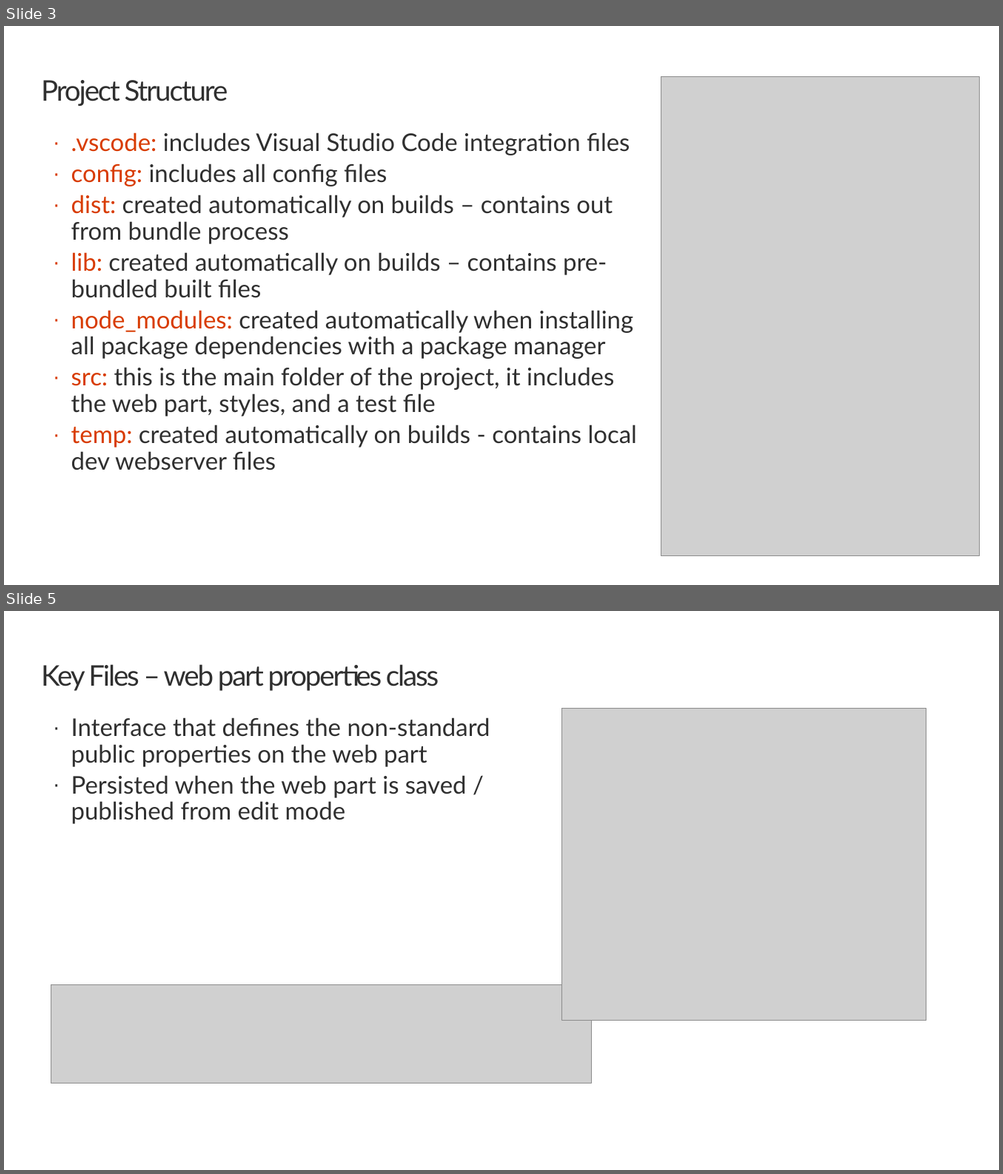
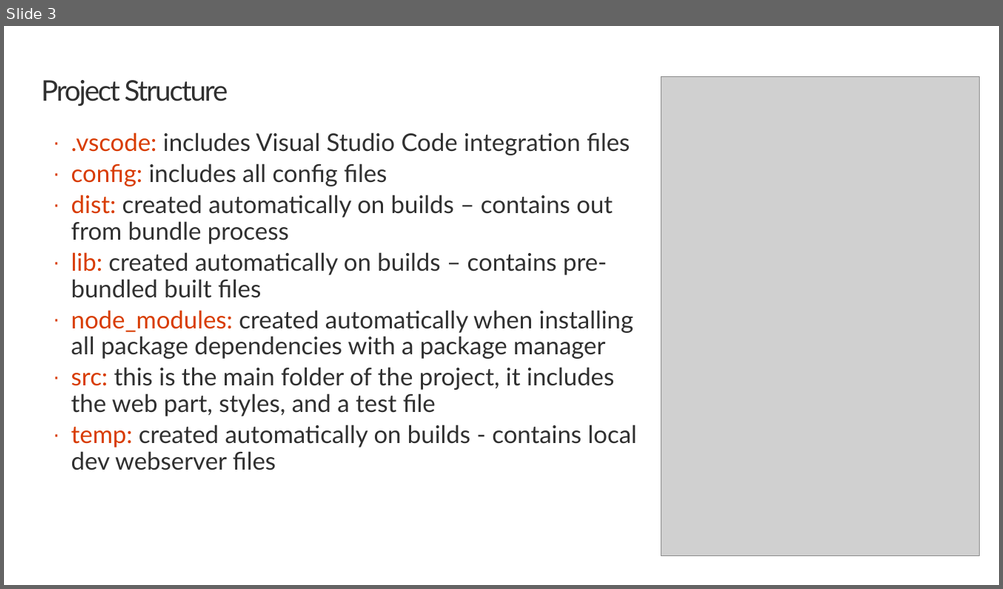
Before and after one commit to SharePoint/sp-dev-training-spfx-web-parts, a slide deck: 01-intro.pptx. Shown one above the other, each under a label of ours: slides 3 and 5 before the commit, slide 3 after it; the slides between them are not shown. The pictures are 1003x1174 and 1003x589 pixels, drawn with LibreOffice and Linux fonts; fonts in the diff are those of the drawing; grey boxes stand for pictures; background and template pictures are left out. Boxes give left, top, right and bottom in pixels: in the first picture for what was removed or moved away, otherwise in the second. Text is boxed around its words. In the diff, an @@ line names an element or a change of style, - is before the commit and + after.

```diff
--- a/01-intro.pptx
+++ b/01-intro.pptx
@@ slide 5 removed at box(4, 611, 999, 1170), background #FFFFFF @@
@@ title removed at box(41, 664, 438, 691) @@
-Key Files – web part properties class
@@ text removed at box(71, 718, 490, 824) @@
-· Interface that defines the non-standard public properties on the web part
-· Persisted when the web part is saved / published from edit mode
@@ picture removed at box(562, 708, 925, 1021) @@
@@ picture removed at box(51, 985, 592, 1083) @@
```
Also in this commit, not shown: 3 slides changed, 39 other files.
